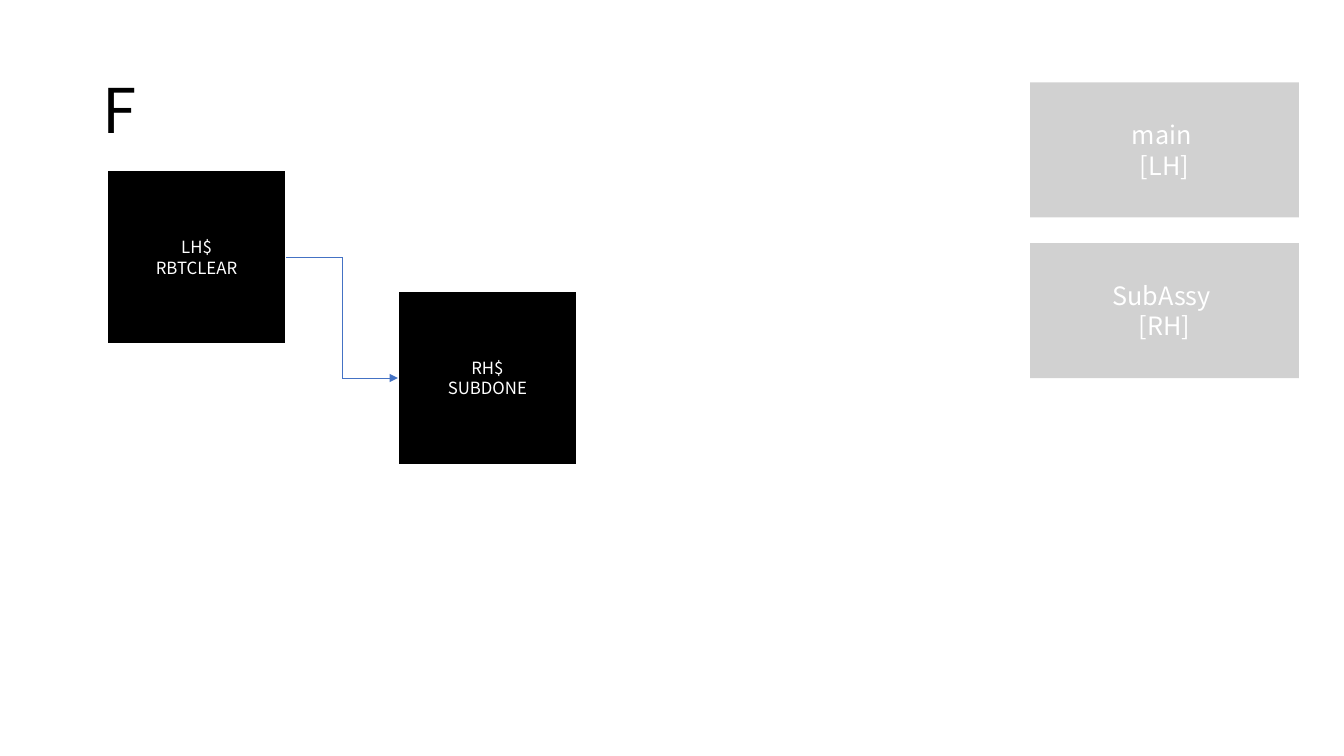
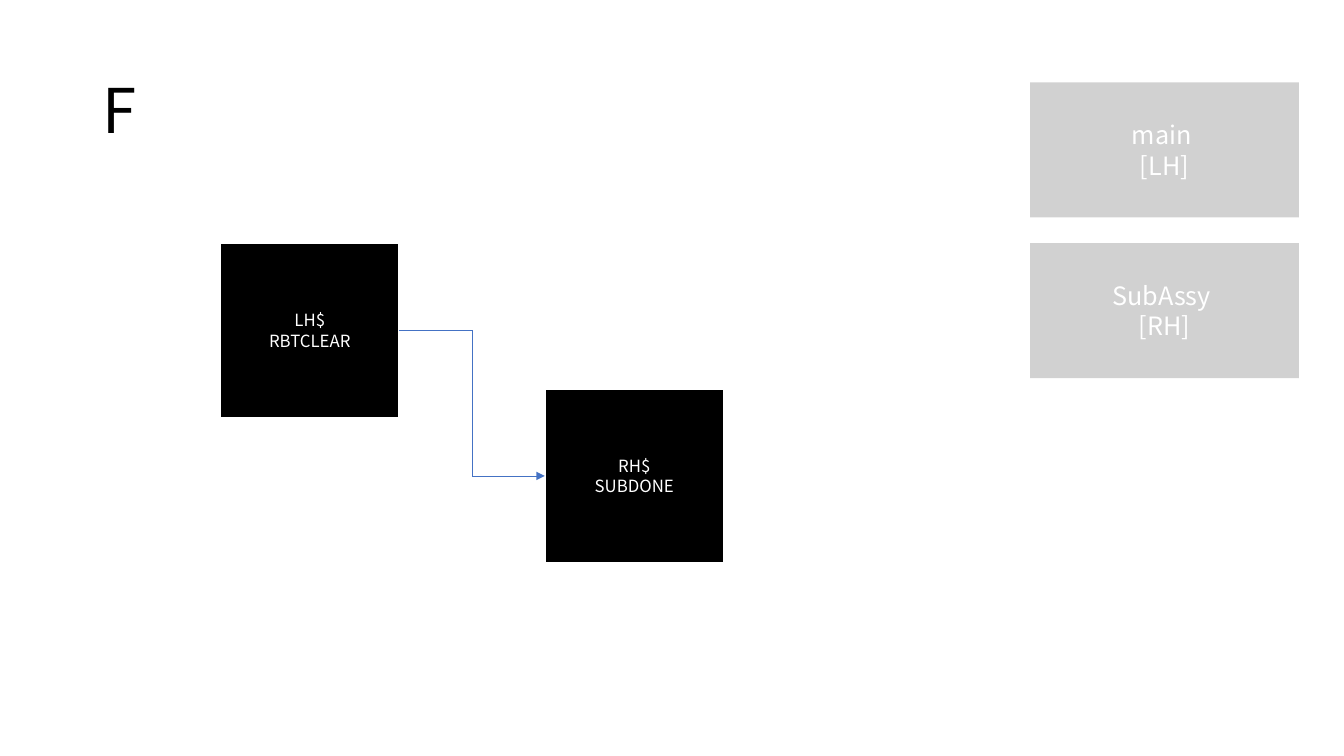
Before and after one commit to DualsoftDev/ds, a slide deck: slide 3 of DsDotNet/src/UnitTest/UnitTest.Model/ImportOfficeExample/Sample/CircularDependency.pptx. Drawn at 1344x756 pixels with LibreOffice and Linux fonts; fonts in the diff are those of the drawing. Boxes give left, top, right and bottom in pixels: in the first picture for what was removed or moved away, otherwise in the second. Text is boxed around its words. In the diff, an @@ line names an element or a change of style, - is before the commit and + after.

```diff
--- a/DsDotNet/src/UnitTest/UnitTest.Model/ImportOfficeExample/Sample/CircularDependency.pptx
+++ b/DsDotNet/src/UnitTest/UnitTest.Model/ImportOfficeExample/Sample/CircularDependency.pptx
@@ rectangle "LH$": place and size @@
-rectangle "LH$" at box(107, 170, 286, 345)
+rectangle "LH$" at box(221, 243, 400, 417)
@@ elbow arrow moved from (286, 257) - (398, 378) to (399, 331) - (544, 476) @@
@@ rectangle "RH$": place and size @@
-rectangle "RH$" at box(398, 290, 578, 465)
+rectangle "RH$" at box(544, 389, 724, 564)
```
Also in this commit, not shown: 21 other files.
